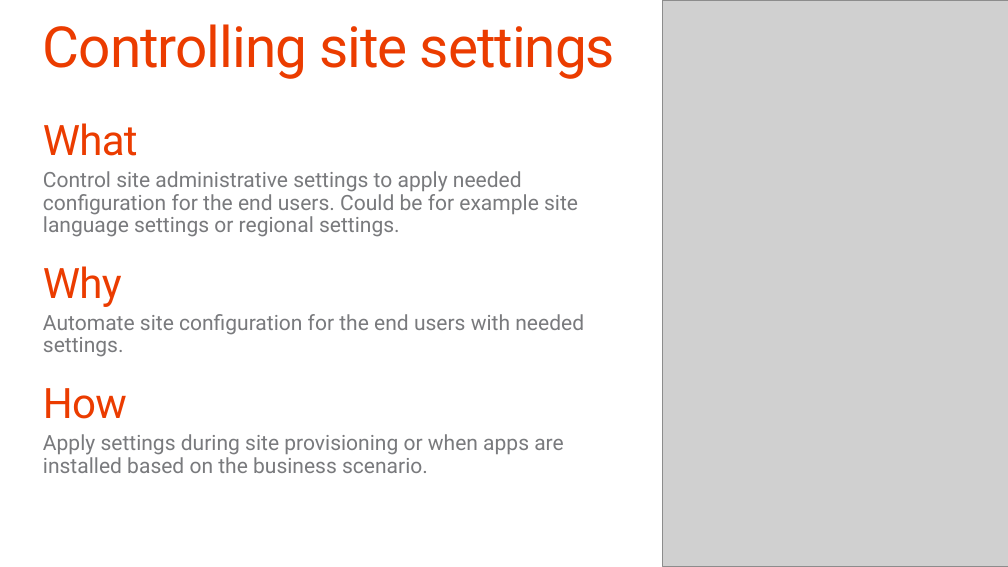
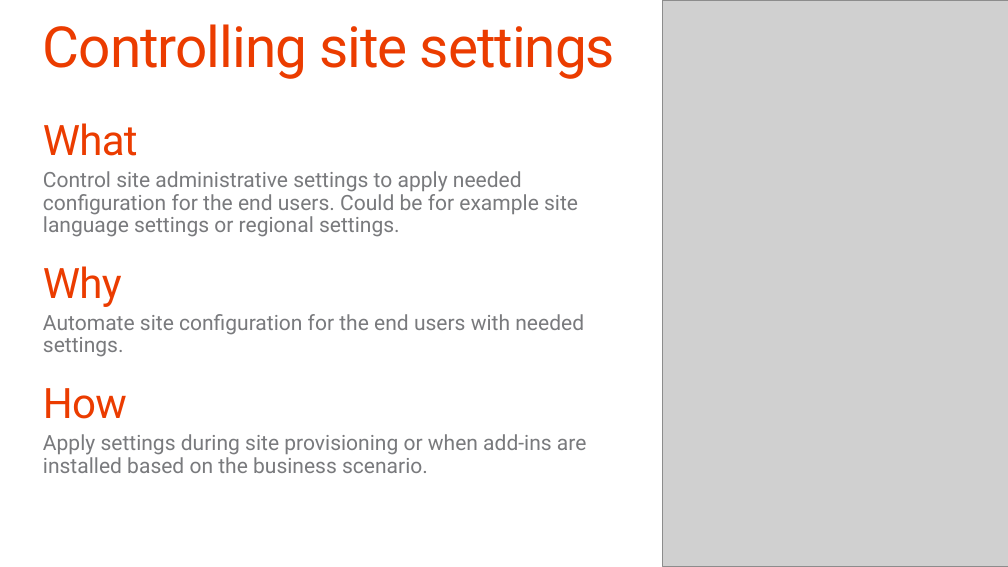
Before and after one commit to fabbbiob/TrainingContent, a slide deck: slide 19 of O3658/02 Managing site settings using app model/2_SiteManagement.pptx. Drawn at 1008x567 pixels with LibreOffice and Linux fonts; fonts in the diff are those of the drawing; grey boxes stand for pictures; background and template pictures are left out. Boxes give left, top, right and bottom in pixels: in the first picture for what was removed or moved away, otherwise in the second. Text is boxed around its words. In the diff, an @@ line names an element or a change of style, - is before the commit and + after.

```diff
--- a/O3658/02 Managing site settings using app model/2_SiteManagement.pptx
+++ b/O3658/02 Managing site settings using app model/2_SiteManagement.pptx
@@ text at bbox=[43, 434, 586, 473]: text changed @@
-  Apply settings during site provisioning or when apps are installed based on the business scenario.
+  Apply settings during site provisioning or when add-ins are installed based on the business scenario.
```
Also in this commit, not shown: 9 other slides changed, 1 slide added, 1 slide removed, 6 other files.
